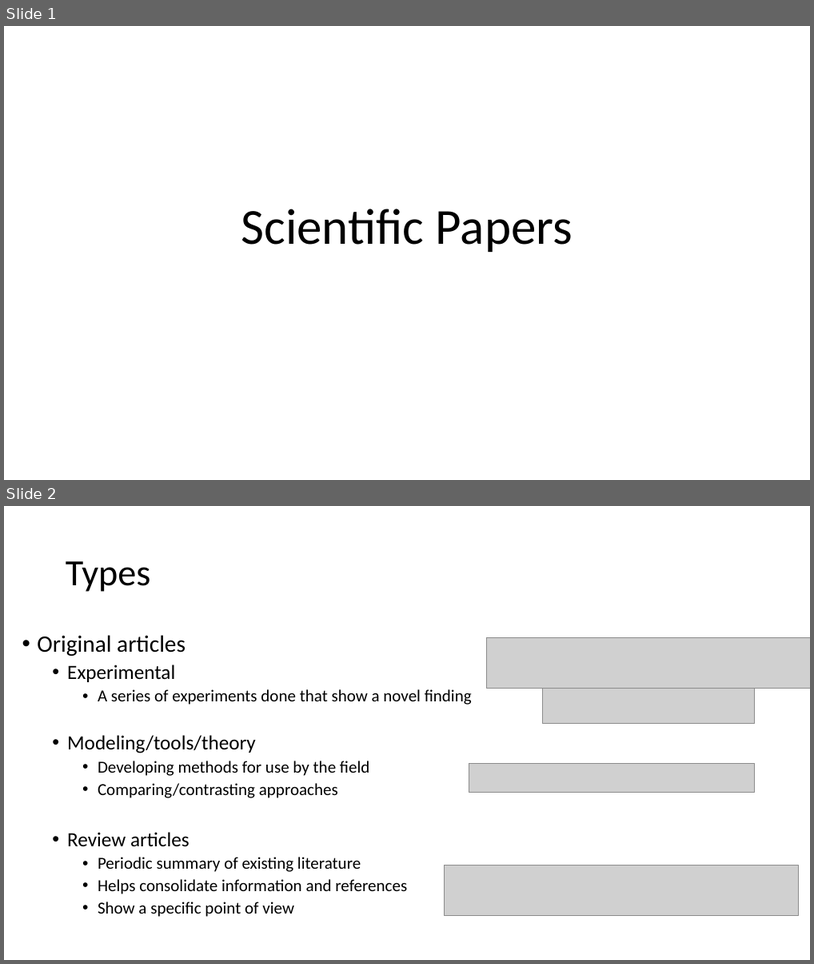
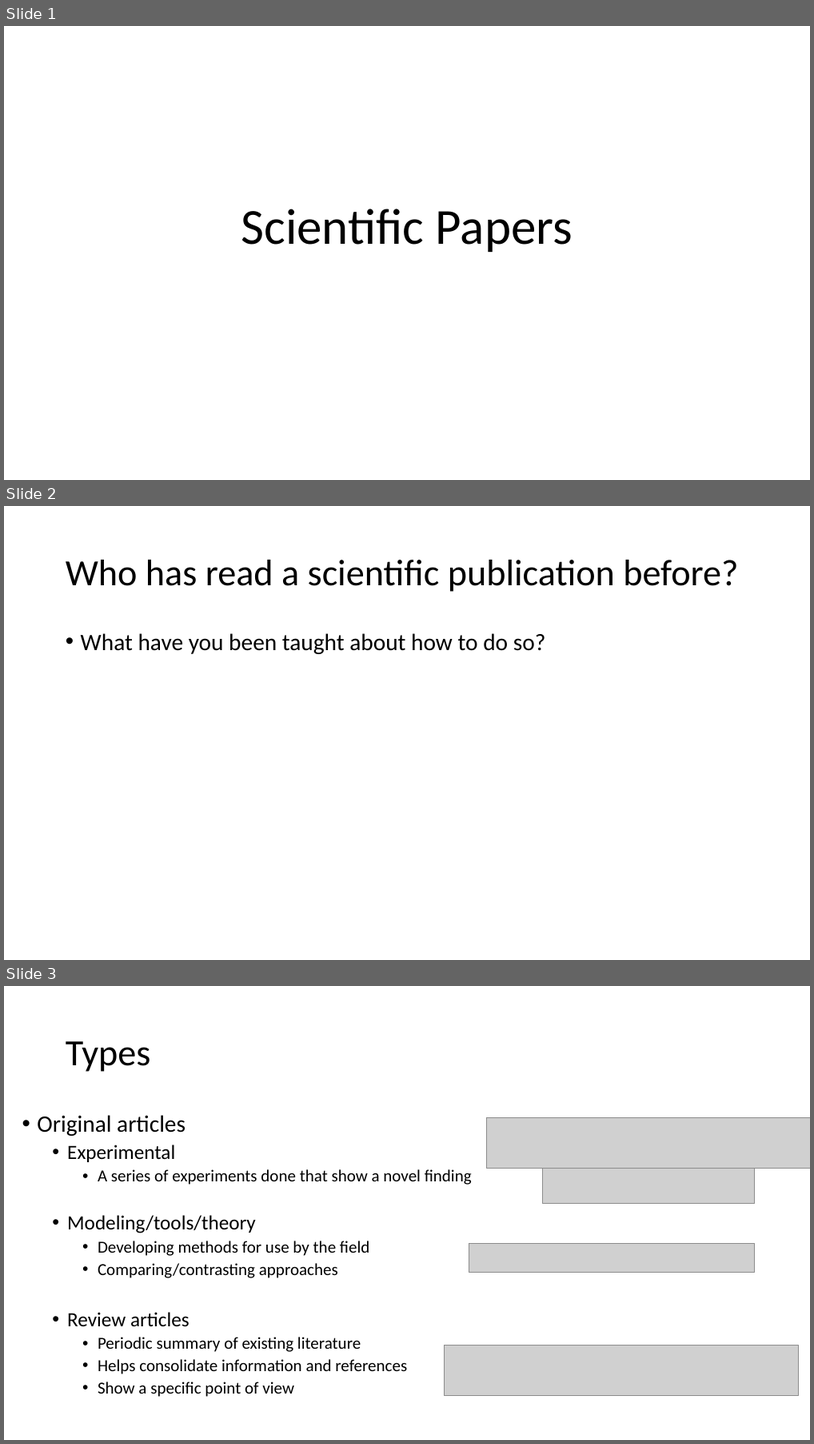
Before and after one commit to alexprp/Jterm2024, a slide deck: Papers.pptx. Shown one above the other, each under a label of ours: slides 1 and 2 before the commit, slides 1, 2 and 3 after it. The pictures are 814x964 and 814x1444 pixels, drawn with LibreOffice and Linux fonts; fonts in the diff are those of the drawing; grey boxes stand for pictures. Boxes give left, top, right and bottom in pixels: in the first picture for what was removed or moved away, otherwise in the second. Text is boxed around its words. In the diff, an @@ line names an element or a change of style, - is before the commit and + after.

```diff
--- a/Papers.pptx
+++ b/Papers.pptx
@@ slide 2 added at [4, 506, 810, 960], background #FFFFFF @@
@@ title added at [66, 560, 738, 592], 44 pt, text #000000 @@
+Who has read a scientific publication before?
@@ text added at [81, 633, 546, 654], 28 pt, text #000000 @@
+• What have you been taught about how to do so?
@@ what was slide 2 is now slide 3 @@
```
Also in this commit, not shown: 1 other slide added.
